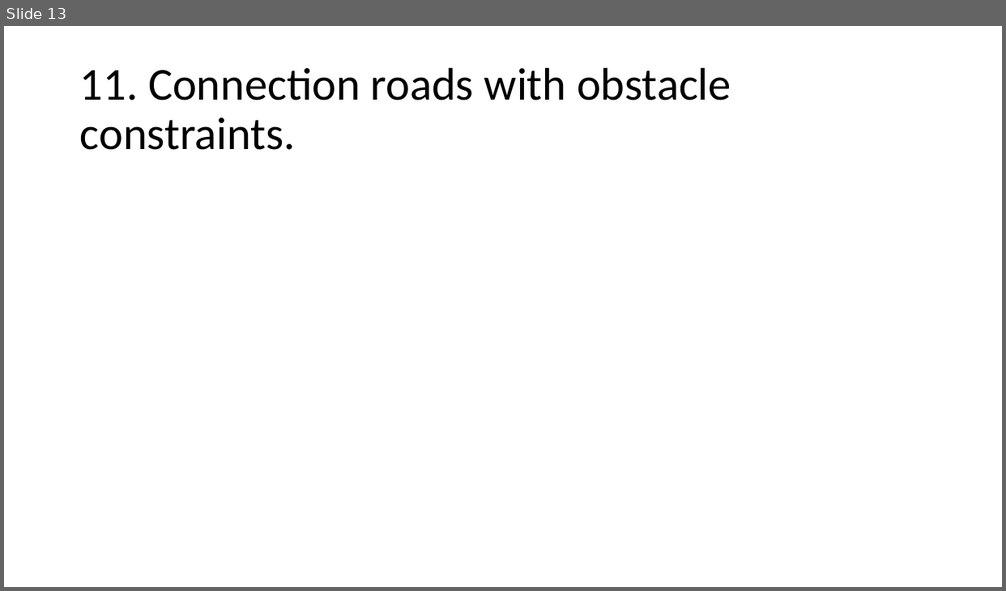
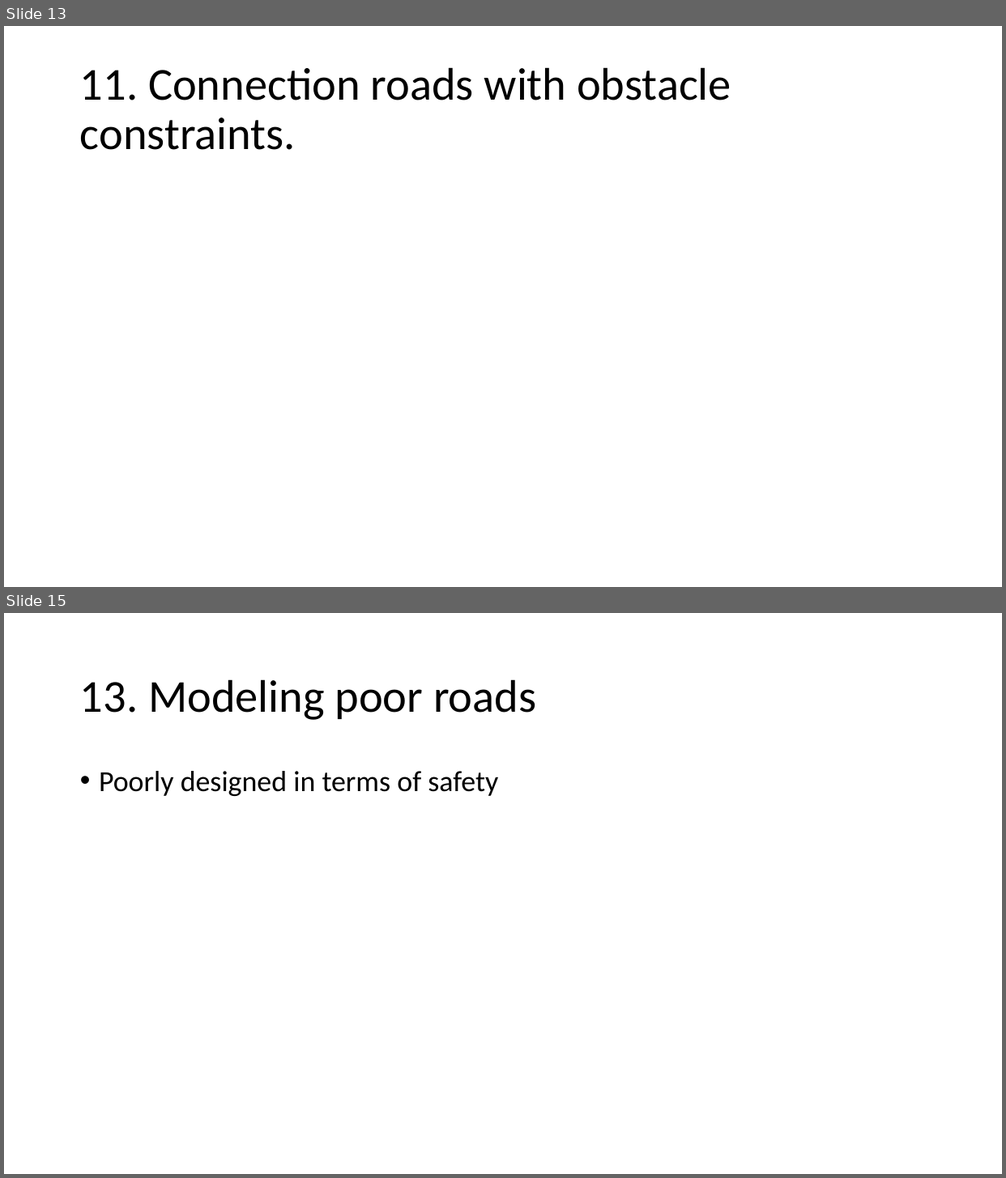
Before and after one commit to AugmentedDesignLab/junction-art, a slide deck: plan/challenges.pptx. Shown one above the other, each under a label of ours: slide 13 before the commit, slides 13 and 15 after it; the slides between them are not shown. The pictures are 1006x591 and 1006x1178 pixels, drawn with LibreOffice and Linux fonts; fonts in the diff are those of the drawing. Boxes give left, top, right and bottom in pixels: in the first picture for what was removed or moved away, otherwise in the second. Text is boxed around its words. In the diff, an @@ line names an element or a change of style, - is before the commit and + after.

```diff
--- a/plan/challenges.pptx
+++ b/plan/challenges.pptx
@@ slide 15 added at [4, 613, 1002, 1174], background #FFFFFF @@
@@ title added at [80, 679, 536, 720], 44 pt, text #000000 @@
+13. Modeling poor roads
@@ text added at [99, 771, 498, 796], 28 pt, text #000000 @@
+• Poorly designed in terms of safety
```
Also in this commit, not shown: 1 other slide added, 1 other file.
